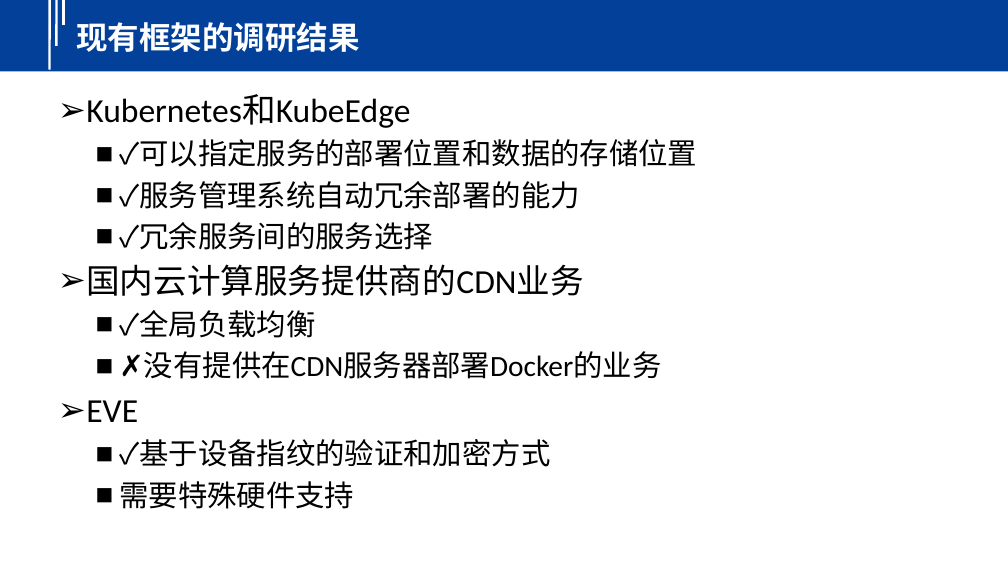
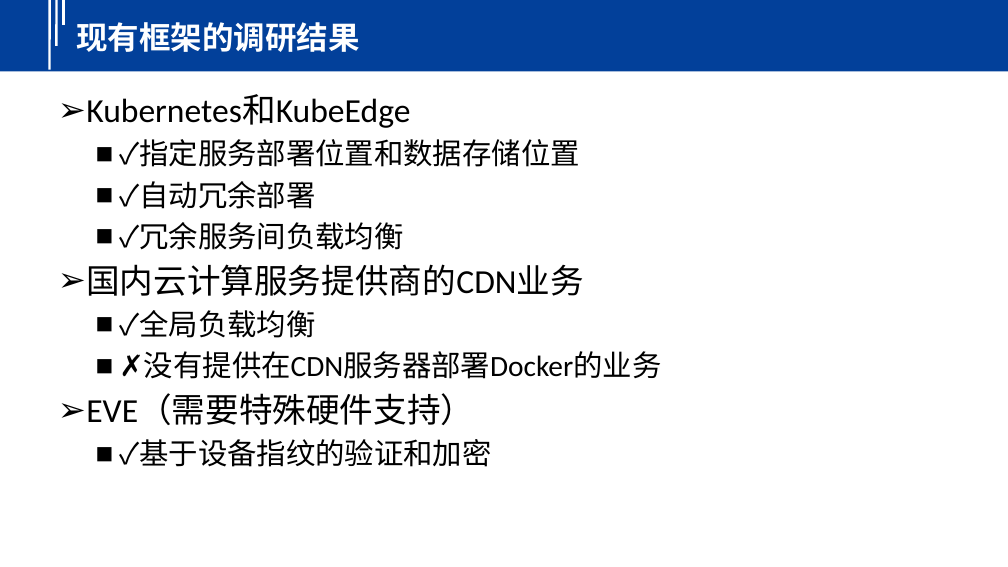
Before and after one commit to yindaheng98/DNet, a slide deck: slide 6 of 介绍.pptx. Drawn at 1008x567 pixels with LibreOffice and Linux fonts; fonts in the diff are those of the drawing; background and template pictures are left out. Boxes give left, top, right and bottom in pixels: in the first picture for what was removed or moved away, otherwise in the second. Text is boxed around its words. In the diff, an @@ line names an element or a change of style, - is before the commit and + after.

```diff
--- a/介绍.pptx
+++ b/介绍.pptx
@@ text at [119, 139, 579, 250]: text changed @@
-  ■ ✓可以指定服务的部署位置和数据的存储位置
-  ■ ✓服务管理系统自动冗余部署的能力
-  ■ ✓冗余服务间的服务选择
+  ■ ✓指定服务部署位置和数据存储位置
+  ■ ✓自动冗余部署
+  ■ ✓冗余服务间负载均衡
@@ text at [86, 395, 491, 467]: text changed; size 28 to 32 pt @@
-➢ EVE
-  ■ ✓基于设备指纹的验证和加密方式
-  ■ 需要特殊硬件支持
+➢ EVE（需要特殊硬件支持）
+  ■ ✓基于设备指纹的验证和加密
```
Also in this commit, not shown: 10 other slides changed, 7 slides added.
